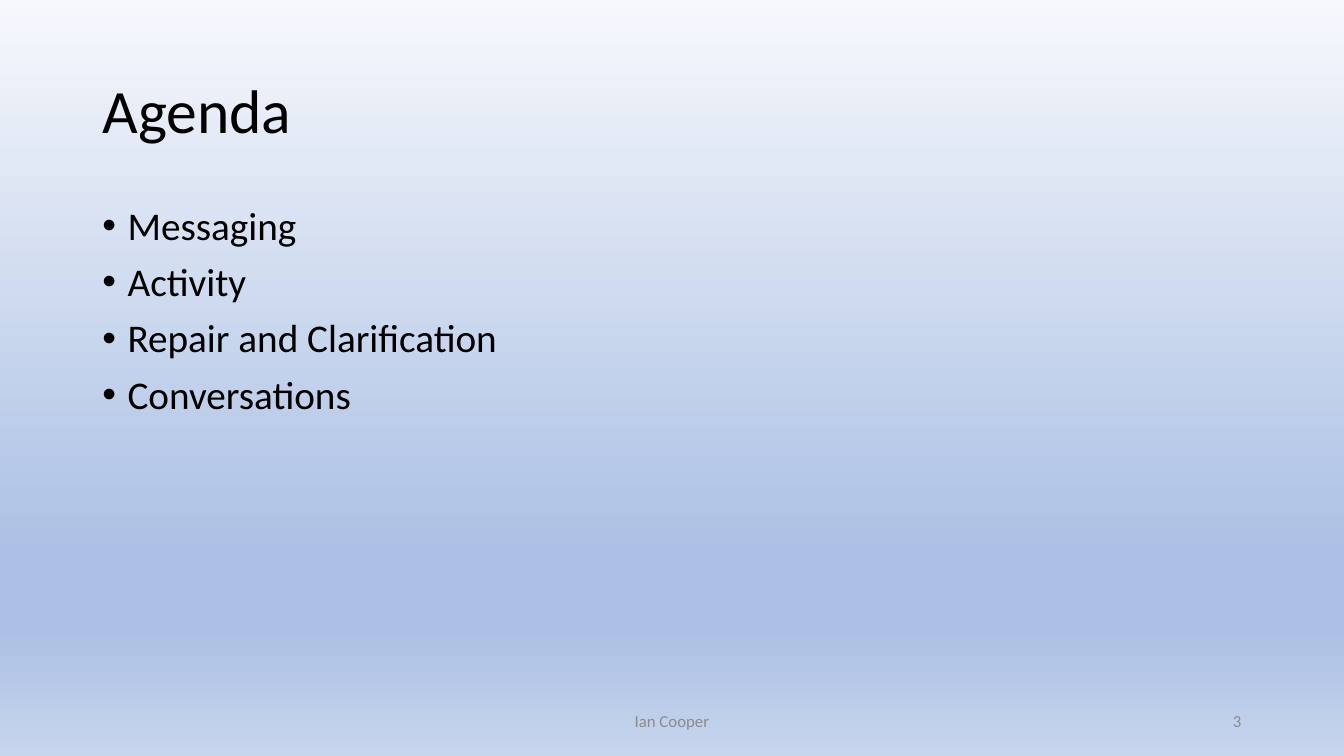
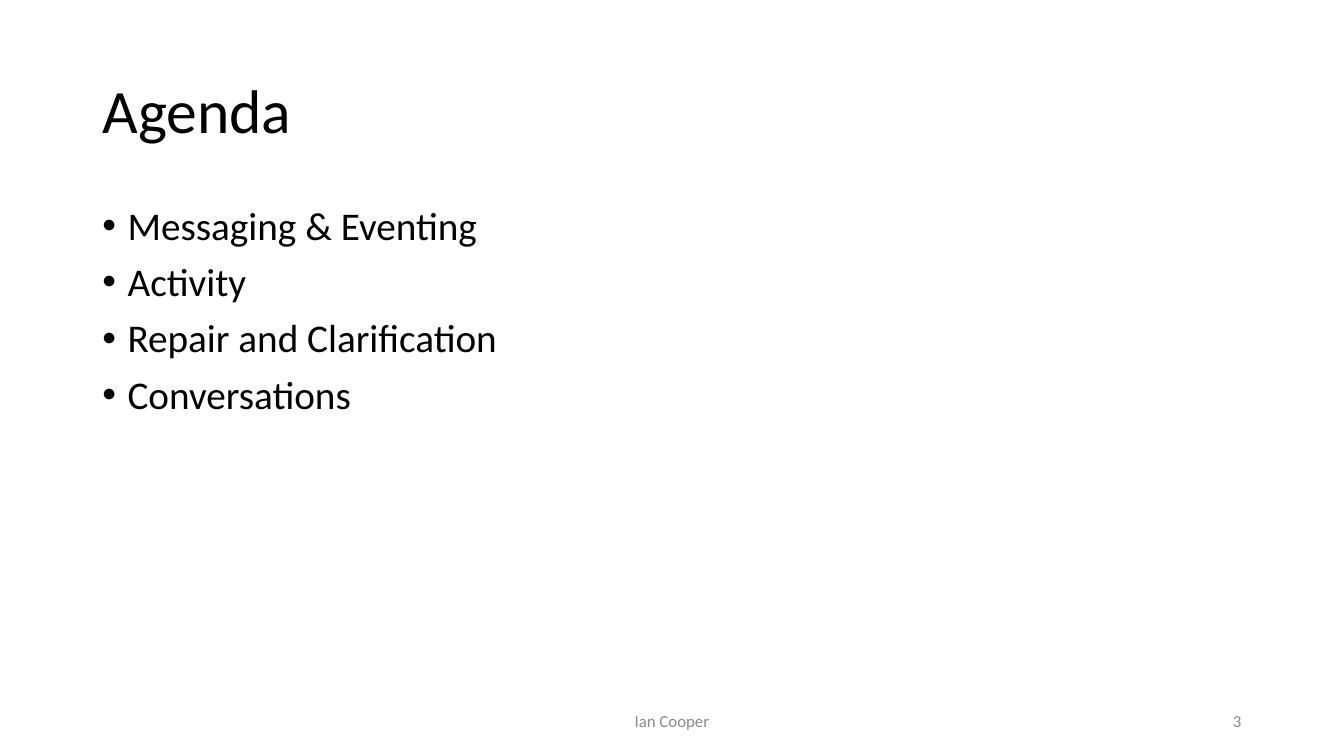
Before and after one commit to iancooper/Presentations, a slide deck: slide 3 of Conversation Patterns.pptx. Drawn at 1344x756 pixels with LibreOffice and Linux fonts; fonts in the diff are those of the drawing. Boxes give left, top, right and bottom in pixels: in the first picture for what was removed or moved away, otherwise in the second. Text is boxed around its words. In the diff, an @@ line names an element or a change of style, - is before the commit and + after.

```diff
--- a/Conversation Patterns.pptx
+++ b/Conversation Patterns.pptx
@@ background gradient #F6F8FC to #ABC0E4 to #C7D5ED to #FFFFFF @@
@@ text at box(128, 213, 477, 247): text changed @@
-• Messaging
+• Messaging & Eventing
```
Also in this commit, not shown: 50 other slides changed, 1 slide added, 1 other file.
